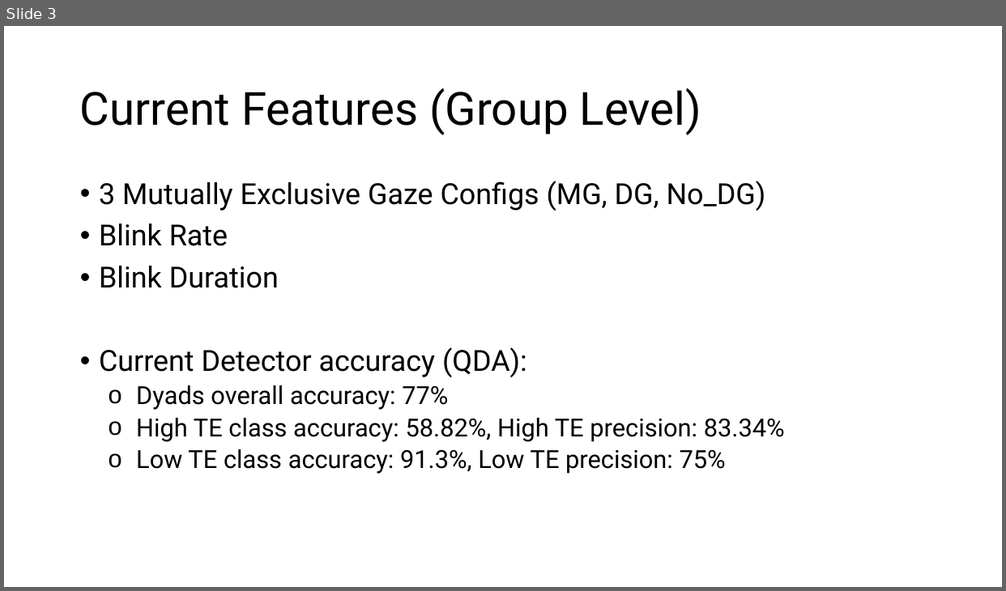
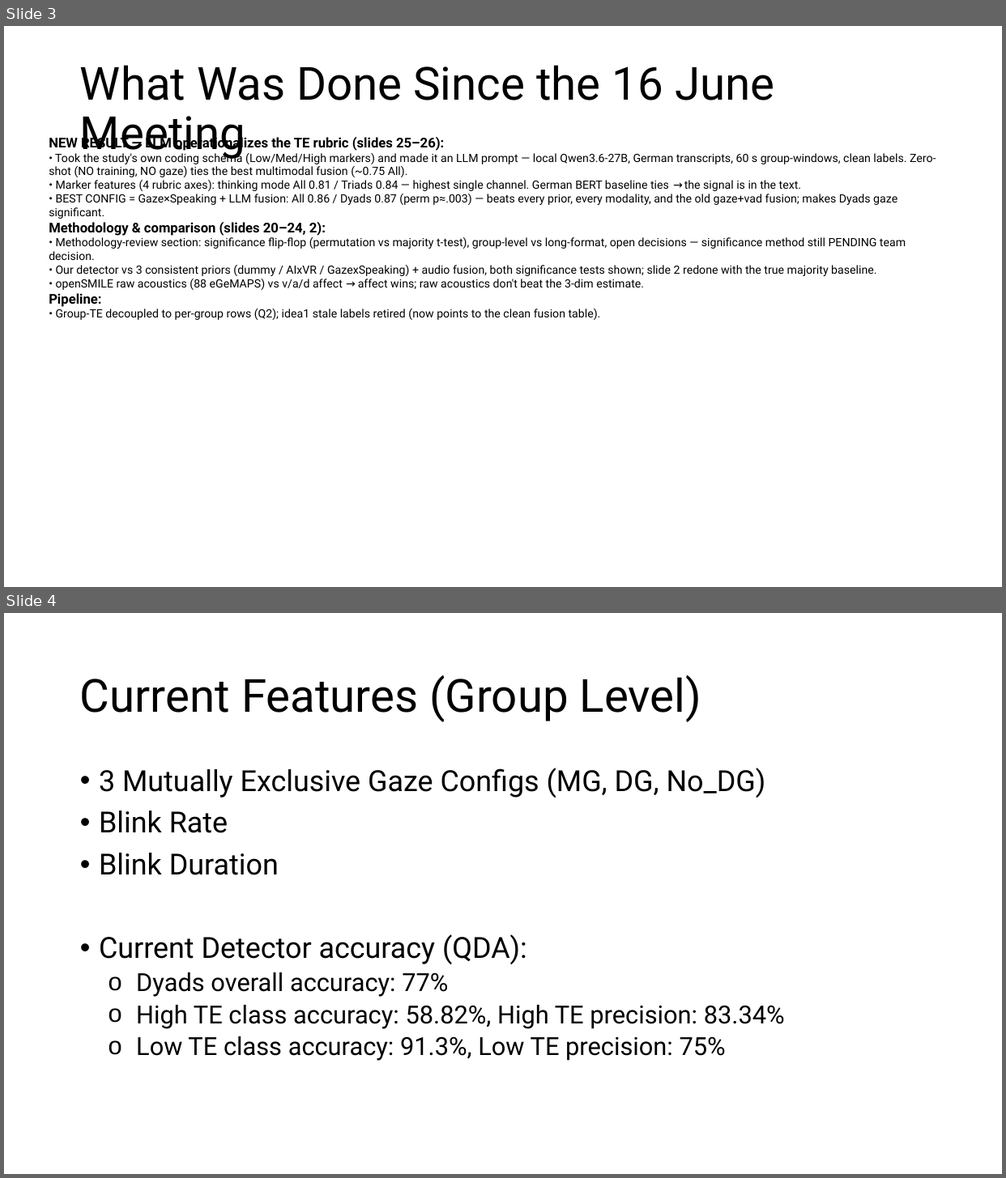
Before and after one commit to carlotes247/vilearn_ml, a slide deck: discover/2026_March_ViLearn_Planning.pptx. Shown one above the other, each under a label of ours: slide 3 before the commit, slides 3 and 4 after it. The pictures are 1006x591 and 1006x1178 pixels, drawn with LibreOffice and Linux fonts; fonts in the diff are those of the drawing. Boxes give left, top, right and bottom in pixels: in the first picture for what was removed or moved away, otherwise in the second. Text is boxed around its words. In the diff, an @@ line names an element or a change of style, - is before the commit and + after.

```diff
--- a/discover/2026_March_ViLearn_Planning.pptx
+++ b/discover/2026_March_ViLearn_Planning.pptx
@@ slide 3 added at box(4, 26, 1002, 587), background #FFFFFF @@
@@ title added at box(80, 65, 774, 160), 44 pt, text #000000 @@
+What Was Done Since the 16 June Meeting
@@ text added at box(49, 135, 936, 320), 11 pt, text #000000 @@
+NEW RESULT — LLM operationalizes the TE rubric (slides 25–26):
+  • Took the study's own coding schema (Low/Med/High markers) and made it an LLM prompt — local Qwen3.6-27B, German transcripts, 60 s group-windows, clean labels. Zero-shot (NO training, NO gaze) ties the best multimodal fusion (~0.75 All).
+  • Marker features (4 rubric axes): thinking mode All 0.81 / Triads 0.84 — highest single channel. German BERT baseline ties → the signal is in the text.
+  • BEST CONFIG = Gaze×Speaking + LLM fusion: All 0.86 / Dyads 0.87 (perm p≈.003) — beats every prior, every modality, and the old gaze+vad fusion; makes Dyads gaze significant.
+Methodology & comparison (slides 20–24, 2):
+  • Methodology-review section: significance flip-flop (permutation vs majority t-test), group-level vs long-format, open decisions — significance method still PENDING team decision.
+  • Our detector vs 3 consistent priors (dummy / AIxVR / GazexSpeaking) + audio fusion, both significance tests shown; slide 2 redone with the true majority baseline.
+  • openSMILE raw acoustics (88 eGeMAPS) vs v/a/d affect → affect wins; raw acoustics don't beat the 3-dim estimate.
+Pipeline:
+  • Group-TE decoupled to per-group rows (Q2); idea1 stale labels retired (now points to the clean fusion table).
@@ what was slide 3 is now slide 4 @@
```
Also in this commit, not shown: 1 other slide added, 1 slide removed, 1 other file.
